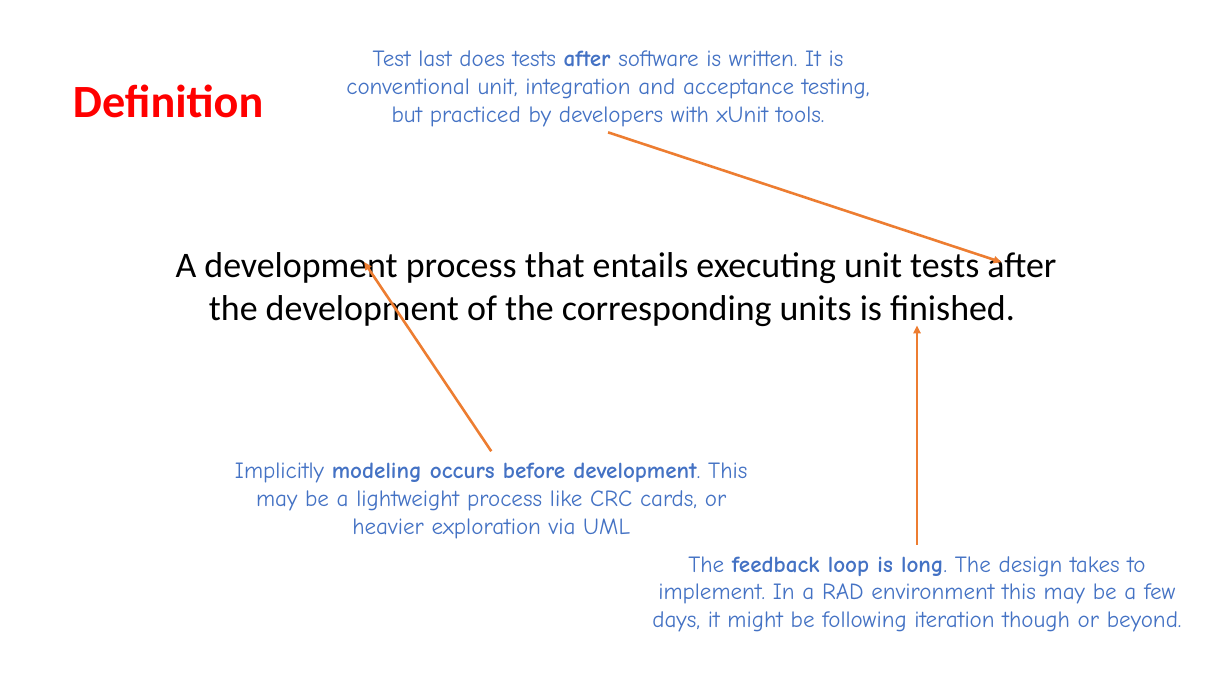
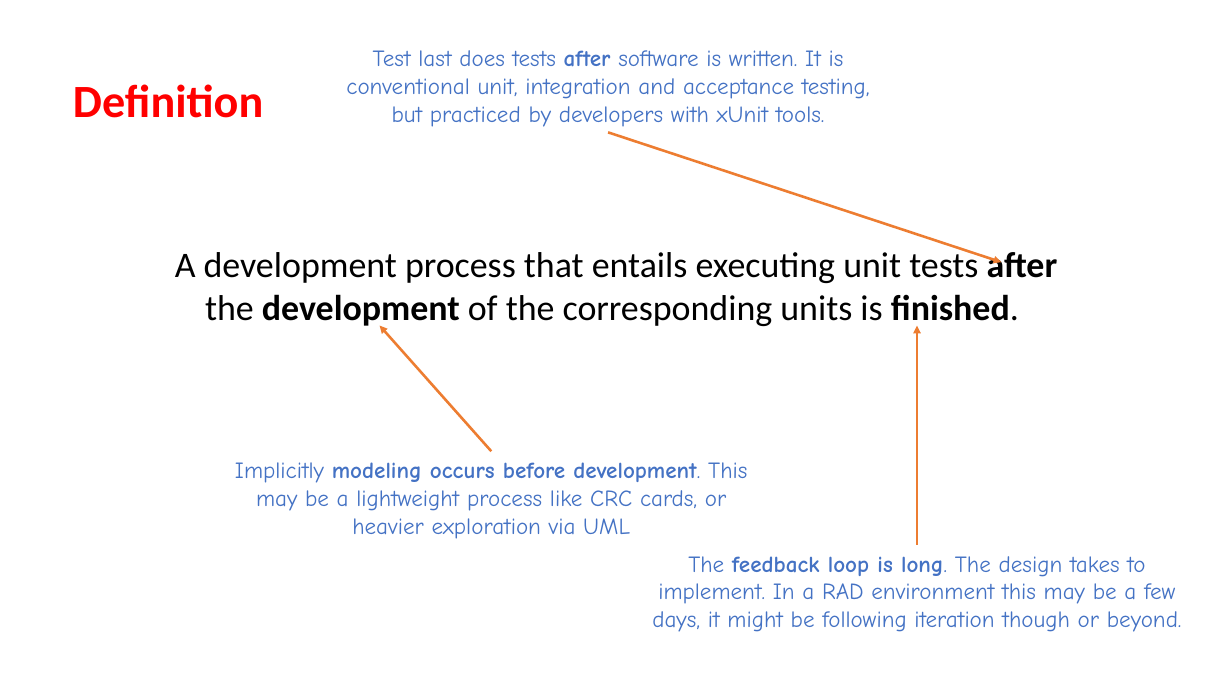
Before and after one commit to iancooper/Presentations, a slide deck: slide 37 of Kent Beck Style TDD - Seven Years After.pptx. Drawn at 1232x693 pixels with LibreOffice and Linux fonts; fonts in the diff are those of the drawing. Boxes give left, top, right and bottom in pixels: in the first picture for what was removed or moved away, otherwise in the second. Text is boxed around its words. In the diff, an @@ line names an element or a change of style, - is before the commit and + after.

```diff
--- a/Kent Beck Style TDD - Seven Years After.pptx
+++ b/Kent Beck Style TDD - Seven Years After.pptx
@@ text "A development process that entails ..." at (x1=175, y1=248, x2=1058, y2=330): bold on in "after development finished." @@
@@ arrow moved from (492, 451) - (364, 262) to (492, 451) - (380, 325) @@
```
Also in this commit, not shown: 19 other slides changed, 7 slides removed, 1 other file.
